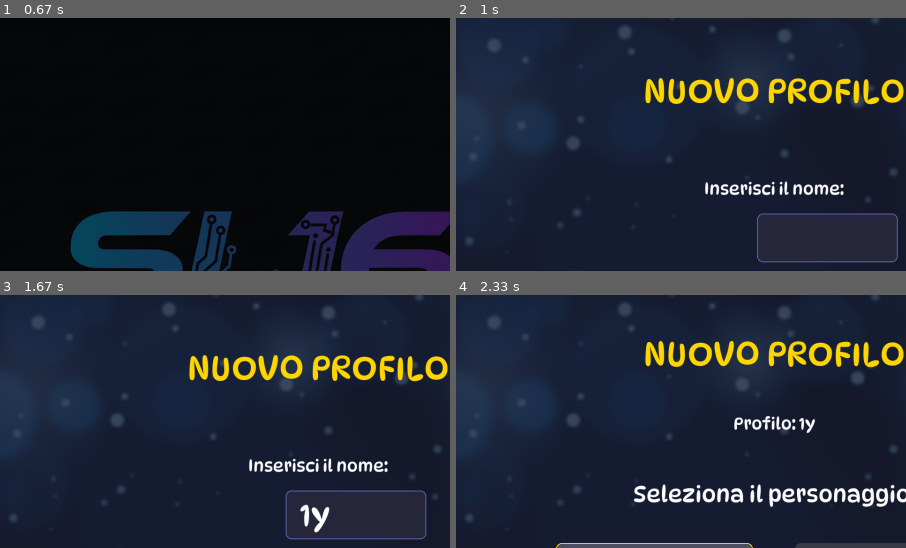
Above: before the commit, frames 1-4 (two rows, left to right).
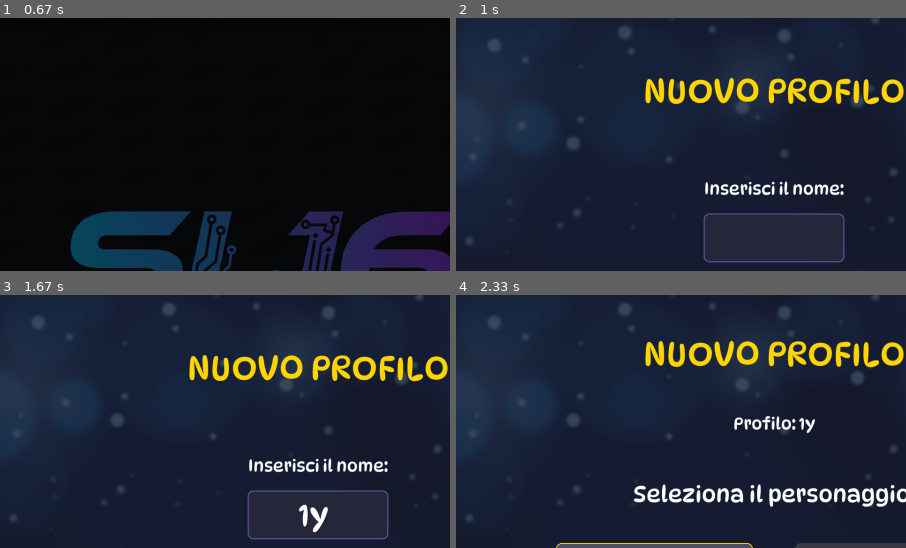
Above: after the commit, the same moments.

Repository: thefactor82/math-wizard
Game: pygame game, started from math-wizard.py
The game is run twice, just before and just after one commit, with the same random seed, the same clock (stepped at 60 frames per second) and the same inputs.
Inputs (mouse positions are % of the whole screen's width and height, from its top left):
- Up to frame 1 (0.67 s): hold Up from 0.33 s (still down); move the mouse to (46, 55) at 0.37 s
- Up to frame 2 (1 s): release Up at 0.8 s; tap Enter at 0.88 s
- Up to frame 3 (1.67 s): tap 1 at 1.22 s; tap Y at 1.55 s
- Up to frame 4 (2.33 s): tap Enter at 1.88 s; hold Down from 2.22 s (still down)
The pictures show only the part of the screen within x 15-65%, y 2-52%; the shares and areas given below are measured in that part.

Frame 1 is identical in both runs. In frame 2, 0.7% of the frame differs, in the area x 54-99%, y 77-97%; in frame 3, 0.8%, in the area x 54-95%, y 77-97%; in frame 4, nothing differs.

Commit message:
fix: box di input del profilo centrato e senza jitter del cursore, bump v1.3.51

Diff:
--- a/math-wizard.py
+++ b/math-wizard.py
@@ -981,7 +981,7 @@
         self .story_idx =0
         self .num_story_levels =sum (1 for e in self .story_entries if normalize_story_entry (e ) .get ("type")=="level")
 
-        self .version ="1.3.50"
+        self .version ="1.3.51"
 
         self .profiles =[]
         self .current_profile =""
@@ -3492,14 +3492,25 @@
                 rect =lbl .get_rect (center =(CANVAS_WIDTH //2 ,390 ))
                 self .screen .blit (lbl ,rect )
 
-                txt =self .profile_input +("|"if pygame .time .get_ticks ()%1000 <500 else " ")
-                surf =self ._render_cached (self .font_input ,txt ,WHITE )
-                box =surf .get_rect (center =(CANVAS_WIDTH //2 ,495 ))
-                bg =box .inflate (60 ,24 )
-                bg .width =max (bg .width ,300 )
-                pygame .draw .rect (self .screen ,(40 ,40 ,60 ),bg ,border_radius =12 )
-                pygame .draw .rect (self .screen ,(100 ,100 ,180 ),bg ,2 ,border_radius =12 )
-                self .screen .blit (surf ,box )
+                txt_only =self ._render_cached (self .font_input ,self .profile_input ,WHITE )
+                tw =txt_only .get_width ()
+                cursor_visible =pygame .time .get_ticks ()%1000 <500
+                cur_surf =self ._render_cached (self .font_input ,"|",WHITE )
+                cw =cur_surf .get_width ()
+                total_w =tw +cw
+                box_center_x =CANVAS_WIDTH //2
+                txt_x =box_center_x -total_w //2
+                input_rect =pygame .Rect (txt_x ,495 -txt_only .get_height ()//2 ,total_w ,txt_only .get_height ())
+                box_rect =input_rect .inflate (60 ,24 )
+                box_rect .width =max (box_rect .width ,300 )
+                box_rect .centerx =box_center_x
+                pygame .draw .rect (self .screen ,(40 ,40 ,60 ),box_rect ,border_radius =12 )
+                pygame .draw .rect (self .screen ,(100 ,100 ,180 ),box_rect ,2 ,border_radius =12 )
+                ombra =self ._render_cached (self .font_input ,self .profile_input ,(30 ,30 ,30 ))
+                self .screen .blit (ombra ,(txt_x +2 ,495 -txt_only .get_height ()//2 +2 ))
+                self .screen .blit (txt_only ,(txt_x ,495 -txt_only .get_height ()//2 ))
+                if cursor_visible :
+                    self .screen .blit (cur_surf ,(txt_x +tw ,495 -cur_surf .get_height ()//2 ))
 
                 if self .profile_input :
                     hint =self ._render_cached (self .font_small ,"",GRAY )
Not shown, changed: CHANGELOG.md
Not shown, changed: MathWizard-mac.spec
